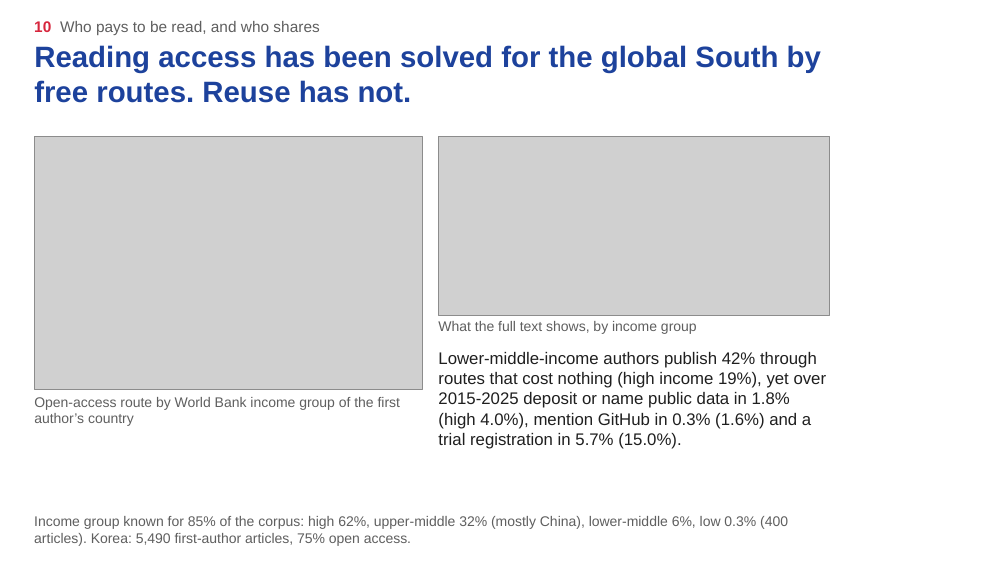
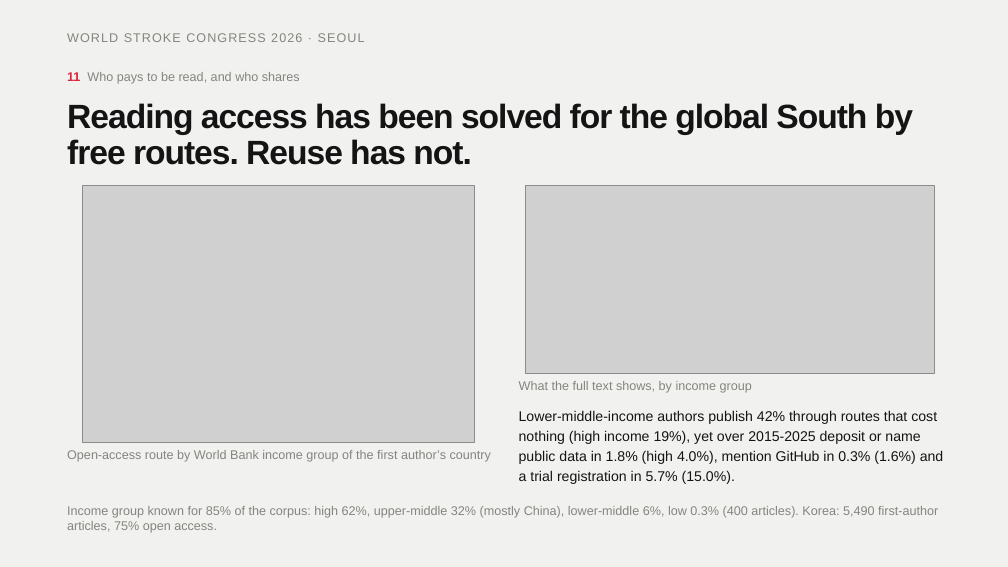
Before and after one commit to Friseeb/stroke_open_science, a slide deck: slide 13 of talk/deck/congress/Fridman_WSC2026_open_science.pptx (slide 12 before the commit). Drawn at 1008x567 pixels with LibreOffice and Linux fonts; fonts in the diff are those of the drawing; grey boxes stand for pictures; background and template pictures are left out. Boxes give left, top, right and bottom in pixels: in the first picture for what was removed or moved away, otherwise in the second. Text is boxed around its words. In the diff, an @@ line names an element or a change of style, - is before the commit and + after.

```diff
--- a/talk/deck/congress/Fridman_WSC2026_open_science.pptx
+++ b/talk/deck/congress/Fridman_WSC2026_open_science.pptx
@@ background picture (left out) to #F1F1EF @@
@@ text added at bbox=[67, 33, 365, 42], 9 pt, text #85857F @@
+WORLD STROKE CONGRESS 2026 · SEOUL
@@ text at bbox=[67, 72, 300, 84]: text changed; size 11 to 9 pt; text colour #5F5F5F to #85857F @@
-10 Who pays to be read, and who shares
+11 Who pays to be read, and who shares
@@ title "Reading access has been solved ...": place and size @@
-title "Reading access has been solved ..." at bbox=[34, 45, 821, 103]
+title "Reading access has been solved ..." at bbox=[67, 103, 913, 165]
@@ title "Reading access has been solved ..." at bbox=[67, 103, 913, 165]: size 21 to 24 pt, text colour #1D429C to #141414, letter spacing 0 to -0.8 pt; line spacing 1 to 25.9pt @@
@@ picture removed at bbox=[438, 136, 830, 316] @@
@@ picture: place and size @@
-picture at bbox=[34, 136, 422, 390]
+picture at bbox=[83, 185, 475, 442]
@@ picture added at bbox=[525, 185, 934, 373] @@
@@ text "What the full text shows, ..." at bbox=[519, 381, 752, 393]: size 10 to 9 pt, text colour #5F5F5F to #85857F; line spacing 1 to 10.3pt @@
@@ text "What the full text shows, ...": place and size @@
-text "What the full text shows, ..." at bbox=[438, 321, 697, 334]
+text "What the full text shows, ..." at bbox=[519, 381, 752, 393]
@@ text "Lower-middle-income authors publish 42% through ...": place and size @@
-text "Lower-middle-income authors publish 42% through ..." at bbox=[438, 352, 827, 449]
+text "Lower-middle-income authors publish 42% through ..." at bbox=[519, 410, 944, 484]
@@ text "Lower-middle-income authors publish 42% through ..." at bbox=[519, 410, 944, 484]: size 12 to 10.1 pt, text colour #1F1F1F to #141414; line spacing 1 to 14.2pt @@
@@ text "Open-access route by World Bank ...": place and size @@
-text "Open-access route by World Bank ..." at bbox=[34, 397, 400, 426]
+text "Open-access route by World Bank ..." at bbox=[67, 450, 491, 462]
@@ text "Open-access route by World Bank ..." at bbox=[67, 450, 491, 462]: size 10 to 9 pt, text colour #5F5F5F to #85857F; line spacing 1 to 10.3pt @@
@@ text "Income group known for 85% ...": place and size @@
-text "Income group known for 85% ..." at bbox=[34, 516, 788, 546]
+text "Income group known for 85% ..." at bbox=[67, 506, 938, 533]
@@ text "Income group known for 85% ..." at bbox=[67, 506, 938, 533]: size 10 to 9 pt, text colour #5F5F5F to #85857F; line spacing 1 to 11.2pt; vertical alignment bottom to top @@
```
Also in this commit, not shown: 13 other slides changed, 2 slides added, 1 slide removed, 36 other files.
